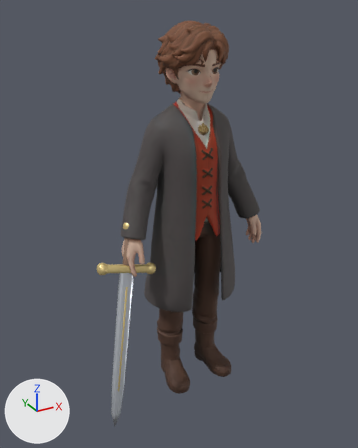
A saved change to the glTF model public/assets/lake.glb.
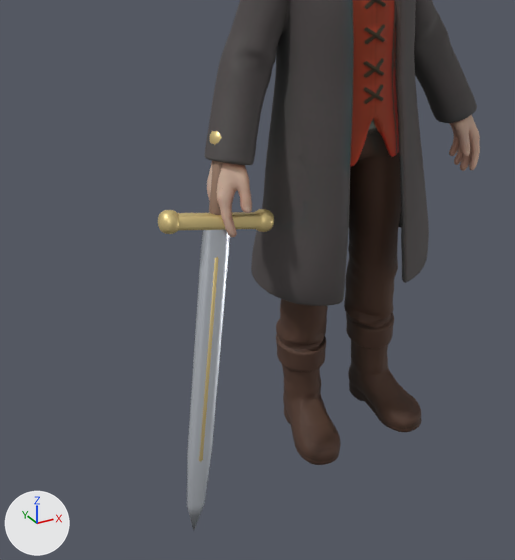
There are two pictures of each version: one whole from a camera (50 mm lens) standing at (-1.134, -1.935, 1.855) and looking at (-0.094, -0.044, 0.909), one close up on the part from 4% to 78% of the width and 35% to 99% of the height. The lights are fixed; the arrows at lower left show +X, +Y and +Z. The last two pictures show the newer version. Vertices at exactly the same position are counted once.

Names of what the first close-up shows: 'Lake'.
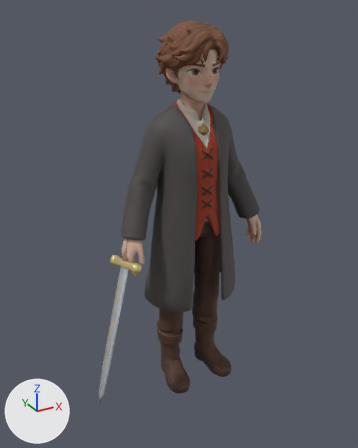
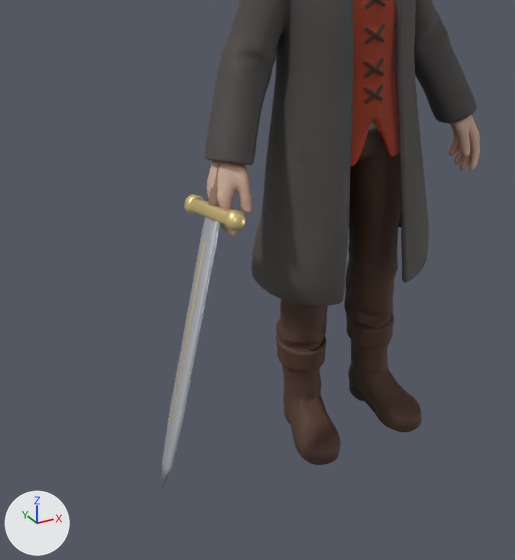
Where the change shows, as pixel boxes [x1, y1, x2, y2] in the close-ups (515 x 560 px; the box of a moved part takes in the faces that stretch with it):
'Lake', reshaped: before [158, 0, 480, 531]; after [162, 0, 480, 487]
part 1 of me_tripo_mesh_59d1cce0, moved or reshaped: before [187, 230, 230, 531]; after [162, 217, 220, 487]
part 2 of me_tripo_mesh_59d1cce0, moved or reshaped: before [199, 257, 218, 462]; after [171, 242, 205, 424]
part 3 of me_tripo_mesh_59d1cce0, moved or reshaped: before [178, 212, 262, 231]; after [190, 199, 230, 225]
part 4 of me_tripo_mesh_59d1cce0, moved or reshaped: before [158, 210, 179, 234]; after [184, 195, 204, 214]
part 5 of me_tripo_mesh_59d1cce0, moved or reshaped: before [255, 209, 274, 232]; after [224, 210, 246, 231]
part 6 of me_tripo_mesh_59d1cce0, moved or reshaped (not visible afterwards): before [210, 131, 222, 145]
part 7 of me_tripo_mesh_59d1cce0, moved or reshaped: before [209, 161, 223, 215]; after [208, 162, 221, 207]

What changed in the scene script:
```text
Change me_tripo_mesh_59d1cce0:
    used by ob_lake; location = (0.0, 0.0, 0.0)
    remove me_tripo_mesh_59d1cce0.from_pydata(...)  # 27571 vertices, 45158 faces; spans x -0.56..0.38, y -0.25..0.18, z 0.0..1.8
    add me_tripo_mesh_59d1cce0.from_pydata(...)  # 27571 vertices, 45158 faces; spans x -0.61..0.38, y -0.23..0.18, z 0.0..1.8
    me_tripo_mesh_59d1cce0 part 1: the loose piece of 41 vertices spanning x -0.56..-0.35, y -0.25..-0.06, z 0.04..0.76 is multiplied about its middle by the matrix ((0.121, 0.86, 0.071), (-0.771, 0.076, 0.397), (0.386, -0.118, 0.772)), then moved by (-0.04, 0.0, 0.09)
    me_tripo_mesh_59d1cce0 part 2: the loose piece of 34 vertices spanning x -0.52..-0.38, y -0.22..-0.08, z 0.2..0.69 is multiplied about its middle by the matrix ((0.121, 0.86, 0.071), (-0.771, 0.076, 0.397), (0.386, -0.118, 0.772)), then moved by (-0.03, 0.01, 0.07)
    me_tripo_mesh_59d1cce0 part 3: the loose piece of 56 vertices spanning x -0.5..-0.26, y -0.09..-0.04, z 0.71..0.8 is multiplied about its middle by the matrix ((0.121, 0.86, 0.071), (-0.771, 0.076, 0.397), (0.386, -0.118, 0.772)), then moved by (-0.01, 0.0, 0.02)
    me_tripo_mesh_59d1cce0 part 4: the loose piece of 72 vertices spanning x -0.52..-0.47, y -0.09..-0.04, z 0.76..0.81 is multiplied about its middle by the matrix ((0.121, 0.86, 0.071), (-0.771, 0.076, 0.397), (0.386, -0.118, 0.772)), then moved by (0.1, 0.1, -0.03)
    me_tripo_mesh_59d1cce0 part 5: the loose piece of 72 vertices spanning x -0.29..-0.24, y -0.1..-0.04, z 0.7..0.76 is multiplied about its middle by the matrix ((0.121, 0.86, 0.071), (-0.771, 0.076, 0.397), (0.386, -0.118, 0.772)), then moved by (-0.11, -0.09, 0.07)
    me_tripo_mesh_59d1cce0 part 6: the loose piece of 98 vertices spanning x -0.37..-0.3, y -0.05..0.01, z 0.91..0.97 is multiplied about its middle by the matrix ((0.121, 0.86, 0.071), (-0.771, 0.076, 0.397), (0.386, -0.118, 0.772)), then moved by (0.01, 0.0, -0.01)
    me_tripo_mesh_59d1cce0 part 7: the loose piece of 42 vertices spanning x -0.39..-0.32, y -0.08..-0.01, z 0.76..0.93 is multiplied about its middle by the matrix ((0.121, 0.86, 0.071), (-0.771, 0.076, 0.397), (0.386, -0.118, 0.772)), then moved by (0.0, 0.0, 0.01)
```
